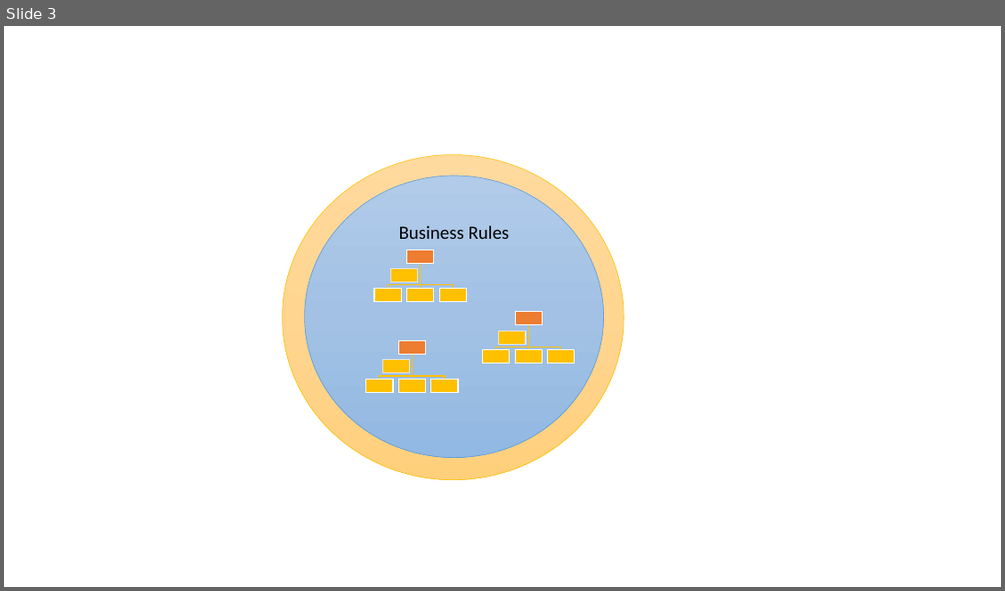
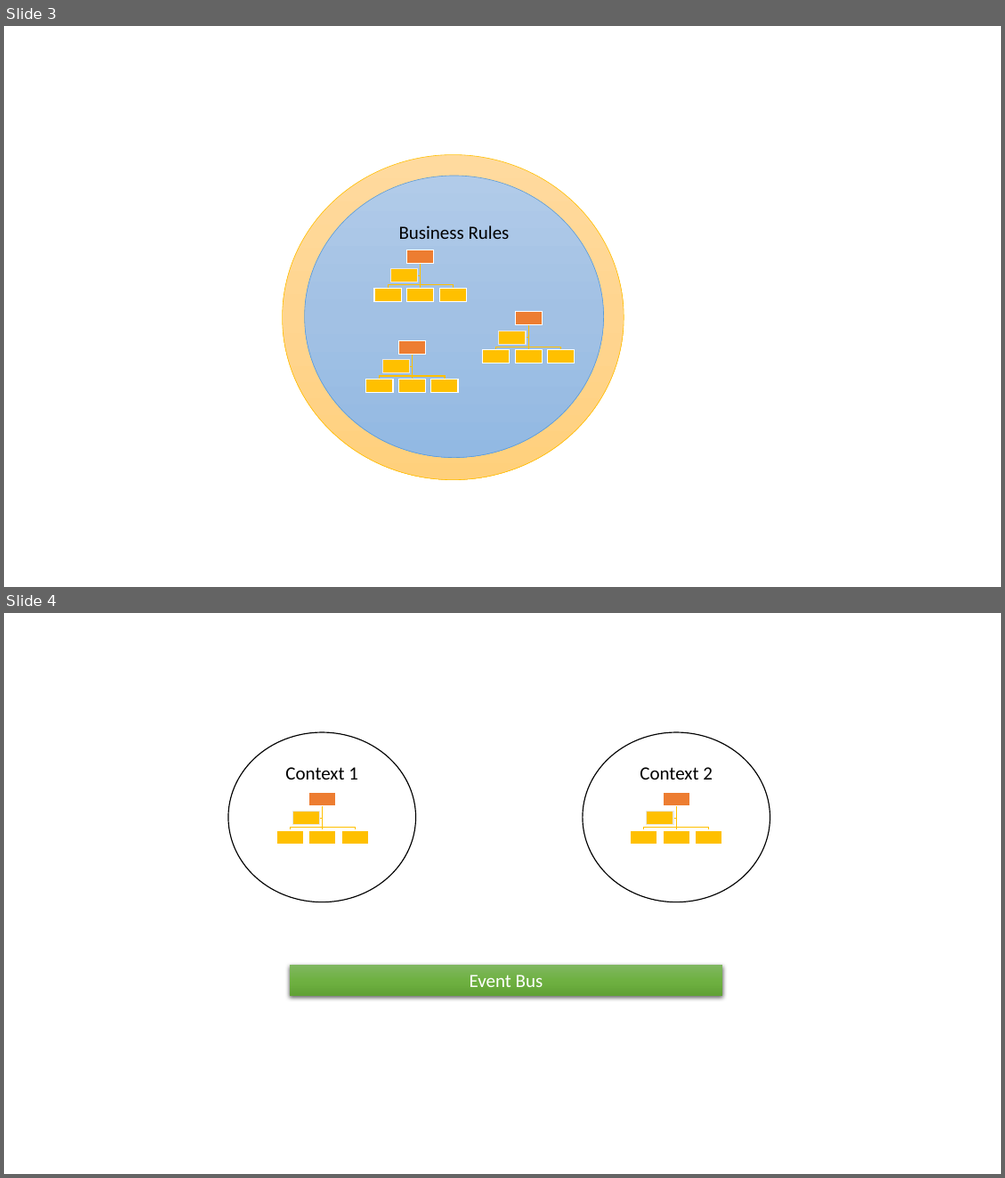
Before and after one commit to linus123/Mentoring-Resources, a slide deck: src/DomainModeling/DomainModelingGraphics.pptx. Shown one above the other, each under a label of ours: slide 3 before the commit, slides 3 and 4 after it. The pictures are 1005x591 and 1005x1178 pixels, drawn with LibreOffice and Linux fonts; fonts in the diff are those of the drawing. Boxes give left, top, right and bottom in pixels: in the first picture for what was removed or moved away, otherwise in the second. Text is boxed around its words. In the diff, an @@ line names an element or a change of style, - is before the commit and + after.

```diff
--- a/src/DomainModeling/DomainModelingGraphics.pptx
+++ b/src/DomainModeling/DomainModelingGraphics.pptx
@@ slide 4 added at <box>4,613,1001,1174</box>, background #FFFFFF @@
@@ ellipse added at <box>228,732,416,902</box>, fill #FFFFFF, outline #000000 1 pt, 18 pt, text #000000 @@
+Context 1
@@ ellipse added at <box>582,732,770,902</box>, fill #FFFFFF, outline #000000 1 pt, 18 pt, text #000000 @@
+Context 2
@@ group added at <box>277,792,369,844</box>: 5 rectangles, 4 freeform shapes @@
@@ group added at <box>631,792,722,844</box>: 5 rectangles, 4 freeform shapes @@
@@ rectangle added at <box>290,965,722,995</box>, fill gradient #81B861 to #6FB242 to #62A336, 18 pt, text #FFFFFF @@
+Event Bus
```
Also in this commit, not shown: 7 other files.
